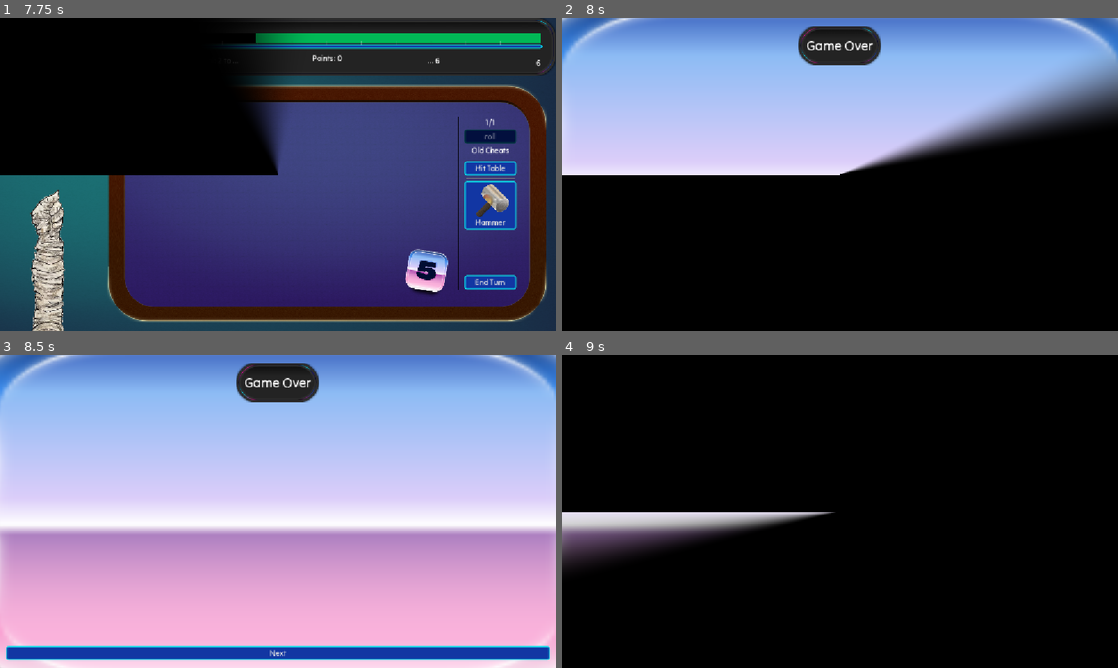
Above: before the commit, frames 1-4 (two rows, left to right).
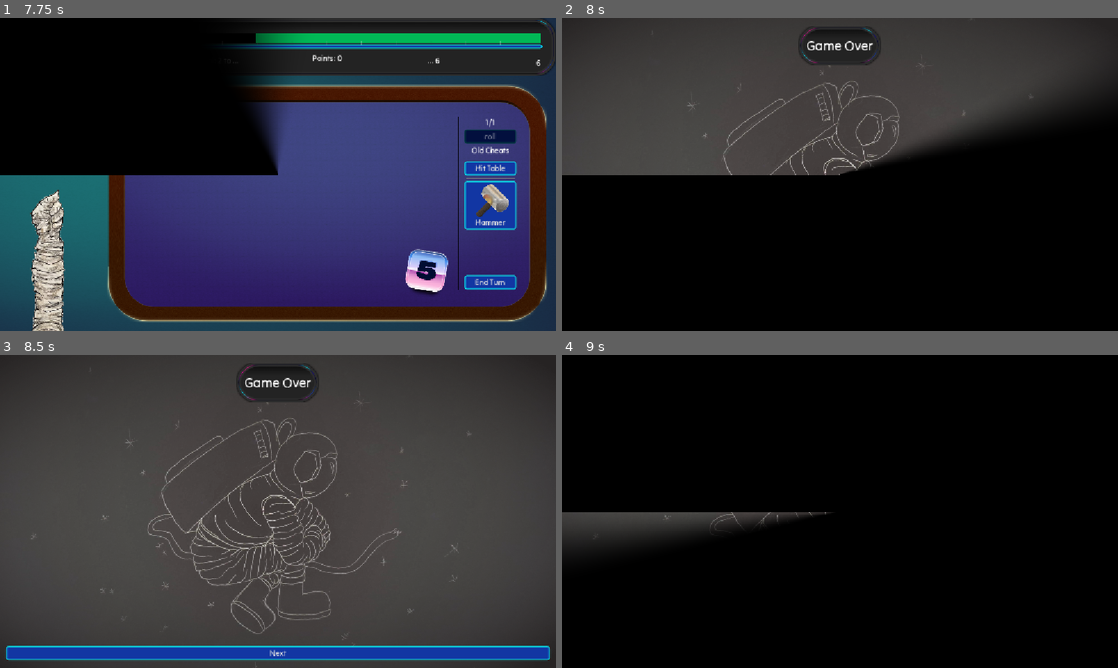
Above: after the commit, the same moments.

Repository: vhoyer/ludum_dare_60
Game: Godot game, scene res://stages/main_menu/main_menu.tscn
Two runs of this game, one before a commit and one after it. Both use one fixed random seed, a clock stepped at 60 frames per second and the inputs below.
Inputs (mouse positions are in pixels of both pictures, inside the frame that each line leads up to):
- Up to frame 1 (7.75 s): click "Start" at 0.5 s; move the mouse to (400, 158) at 1.27 s; hold Right (ui_right) 1.28-2.03 s; tap K every 0.75 s from 1.35 to 5.85 s; click (400, 158) at 1.42 s; move the mouse to (166, 190) at 2.02 s; hold Down (ui_down) 2.03-2.78 s; move the mouse to (333, 105) at 2.77 s; hold Right (ui_right) 2.78-3.53 s; move the mouse to (250, 237) at 3.52 s; hold Up (ui_up) 3.53-4.28 s; click (250, 237) at 3.67 s; move the mouse to (444, 221) at 4.27 s; hold Left (ui_left) 4.28-5.78 s; move the mouse to (111, 127) at 5.02 s; move the mouse to (305, 174) at 5.77 s; hold Down (ui_down) 5.78-6.5 s; click (305, 174) at 5.92 s; click "roll" at 6.5 s; click "End Turn" at 7.25 s
- Up to frame 2 (8 s): no input
- Up to frame 3 (8.5 s): move the mouse to (194, 433) at 8.02 s; hold Right (ui_right) from 8.03 s (still down); tap K at 8.1 s
- Up to frame 4 (9 s): release Right (ui_right) at 8.75 s; click "Next" at 8.75 s

Frame 1 is identical in both runs. In frame 2, 44% of the frame differs, in the area x 0-100%, y 0-51%; in frame 3, 94%, in the area x 0-100%, y 0-100%; in frame 4, 3.9%.

Commit message:
Lose screen drawing done

Diff:
--- a/components/background_default/background_default.tscn
+++ b/components/background_default/background_default.tscn
@@ -1,6 +1,10 @@
 [gd_scene format=3 uid="uid://bqnj75ank41t6"]
 
-[ext_resource type="Texture2D" uid="uid://cxyp8fc1co4sa" path="res://assets/dice/blank.png" id="1_bxnyb"]
+[ext_resource type="Texture2D" uid="uid://dysc4c5gb3qbd" path="res://assets/table/cloth_velvet.png" id="1_yo0wj"]
+[ext_resource type="Texture2D" uid="uid://brpshq550hbwj" path="res://assets/table/lighting.png" id="2_ee5oq"]
+
+[sub_resource type="CanvasItemMaterial" id="CanvasItemMaterial_l5sno"]
+blend_mode = 1
 
 [node name="BackgroundDefault" type="MarginContainer" unique_id=1785069674]
 z_index = -10
@@ -14,11 +18,18 @@
 theme_override_constants/margin_right = -20
 theme_override_constants/margin_bottom = -20
 
-[node name="NinePatchRect" type="NinePatchRect" parent="." unique_id=890050172]
+[node name="NinePatchRect" type="NinePatchRect" parent="." unique_id=904410563]
+self_modulate = Color(0.2299079, 0.36059305, 0.60347676, 1)
 layout_mode = 2
-texture = ExtResource("1_bxnyb")
-region_rect = Rect2(9.831711, 10.729669, 151.40282, 149.28233)
-patch_margin_left = 9
-patch_margin_top = 9
-patch_margin_right = 11
-patch_margin_bottom = 10
+texture = ExtResource("1_yo0wj")
+region_rect = Rect2(100, 100, 100, 100)
+axis_stretch_horizontal = 1
+axis_stretch_vertical = 1
+
+[node name="Sprite2D" type="Sprite2D" parent="NinePatchRect" unique_id=53895121]
+self_modulate = Color(0.03137255, 1, 0.6862745, 1)
+material = SubResource("CanvasItemMaterial_l5sno")
+position = Vector2(599.50574, 348.99176)
+rotation = -1.5707964
+scale = Vector2(0.7401607, 3.3764029)
+texture = ExtResource("2_ee5oq")
--- a/stages/lose/lose.tscn
+++ b/stages/lose/lose.tscn
@@ -3,6 +3,7 @@
 [ext_resource type="PackedScene" uid="uid://bqnj75ank41t6" path="res://components/background_default/background_default.tscn" id="1_04vlq"]
 [ext_resource type="Script" uid="uid://dpcogepx22kr8" path="res://stages/credits/back_button.gd" id="1_w38ji"]
 [ext_resource type="Texture2D" uid="uid://lqihmrvxdvus" path="res://assets/gui/9slice2_smooth.png" id="2_67ea6"]
+[ext_resource type="Texture2D" uid="uid://8scgjfsp0c4p" path="res://assets/background/lose.png" id="2_s64kg"]
 
 [node name="Lose" type="Control" unique_id=1199745896]
 layout_mode = 3
@@ -14,6 +15,11 @@
 
 [node name="BackgroundDefault" parent="." unique_id=1785069674 instance=ExtResource("1_04vlq")]
 layout_mode = 1
+
+[node name="Sprite2D" type="Sprite2D" parent="BackgroundDefault" unique_id=1552533535]
+position = Vector2(575.111, 326.5)
+scale = Vector2(0.61388874, 0.6138888)
+texture = ExtResource("2_s64kg")
 
 [node name="MarginContainer" type="MarginContainer" parent="." unique_id=201865142]
 layout_mode = 1
--- a/stages/main/main.tscn
+++ b/stages/main/main.tscn
@@ -4,8 +4,6 @@
 [ext_resource type="PackedScene" uid="uid://bqnj75ank41t6" path="res://components/background_default/background_default.tscn" id="2_drn0y"]
 [ext_resource type="PackedScene" uid="uid://cpsa1qlgdobpb" path="res://components/game_tug_of_war/game_tug_of_war.tscn" id="2_usqqw"]
 [ext_resource type="PackedScene" uid="uid://usqu7frh72wo" path="res://components/game_cursor/game_cursor.tscn" id="2_woy08"]
-[ext_resource type="Texture2D" uid="uid://dysc4c5gb3qbd" path="res://assets/table/cloth_velvet.png" id="3_ty5cg"]
-[ext_resource type="Texture2D" uid="uid://brpshq550hbwj" path="res://assets/table/lighting.png" id="4_ngigp"]
 [ext_resource type="PackedScene" uid="uid://kfbhin5nkdnx" path="res://components/game_table/game_table.tscn" id="5_no1gd"]
 [ext_resource type="Script" uid="uid://d161jm3n6y53c" path="res://components/game_cursor/cursor_on_parent.gd" id="6_4vbm2"]
 [ext_resource type="Texture2D" uid="uid://lqihmrvxdvus" path="res://assets/gui/9slice2_smooth.png" id="6_17rgw"]
@@ -17,9 +15,6 @@
 [ext_resource type="Resource" uid="uid://d17wkpun5jdvw" path="res://components/game_cursor/cursors/hammer.tres" id="11_drn0y"]
 [ext_resource type="Resource" uid="uid://bx586f3ywe4bs" path="res://components/game_cursor/cursors/default.tres" id="12_l7y0w"]
 
-[sub_resource type="CanvasItemMaterial" id="CanvasItemMaterial_sjrfj"]
-blend_mode = 1
-
 [sub_resource type="StyleBoxFlat" id="StyleBoxFlat_no1gd"]
 content_margin_left = 8.0
 content_margin_top = 8.0
@@ -60,22 +55,6 @@
 
 [node name="BackgroundDefault" parent="." unique_id=1785069674 instance=ExtResource("2_drn0y")]
 layout_mode = 1
-
-[node name="NinePatchRect2" type="NinePatchRect" parent="BackgroundDefault" unique_id=19473794]
-self_modulate = Color(0.2299079, 0.36059305, 0.60347676, 1)
-layout_mode = 2
-texture = ExtResource("3_ty5cg")
-region_rect = Rect2(100, 100, 100, 100)
-axis_stretch_horizontal = 1
-axis_stretch_vertical = 1
-
-[node name="Sprite2D" type="Sprite2D" parent="BackgroundDefault/NinePatchRect2" unique_id=714422032]
-self_modulate = Color(0.03137255, 1, 0.6862745, 1)
-material = SubResource("CanvasItemMaterial_sjrfj")
-position = Vector2(599.50574, 348.99176)
-rotation = -1.5707964
-scale = Vector2(0.7401607, 3.3764029)
-texture = ExtResource("4_ngigp")
 
 [node name="MainColumns" type="HBoxContainer" parent="." unique_id=1820559237]
 layout_mode = 1
Binary file added: assets/background/lose.png
Not shown, added: assets/background/lose.png.import
